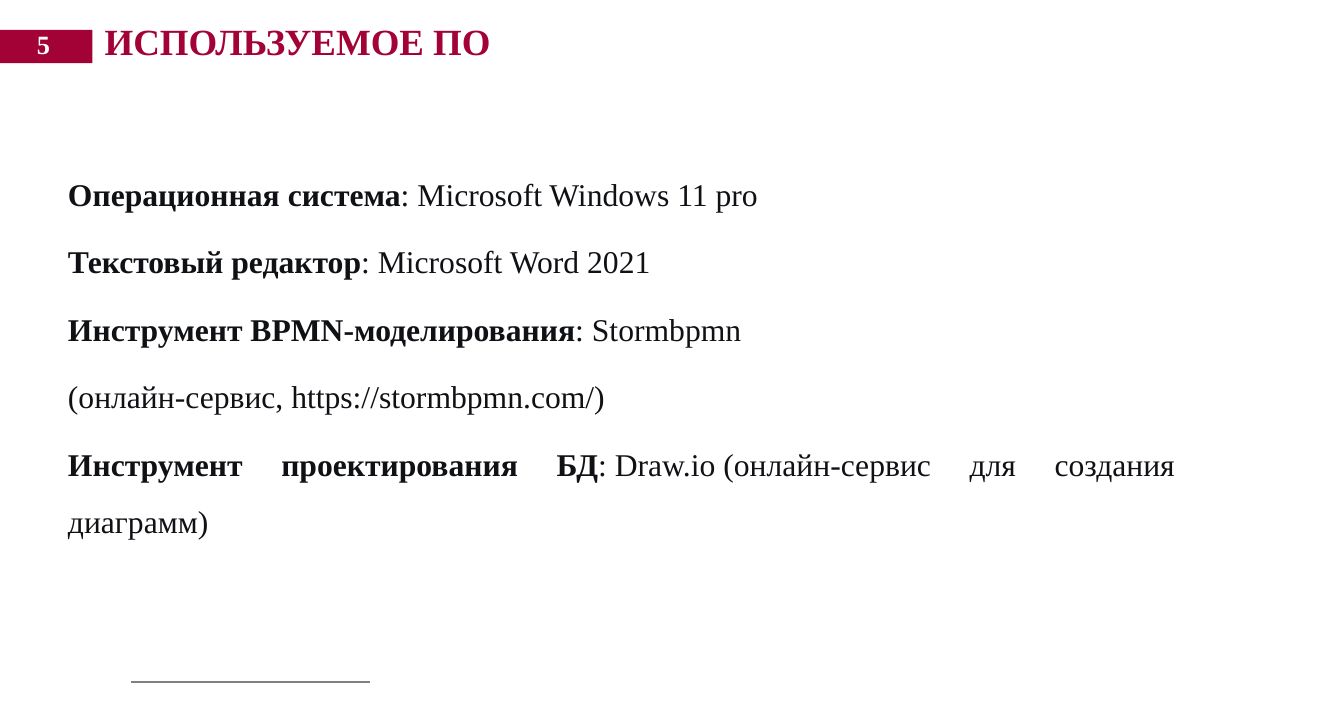
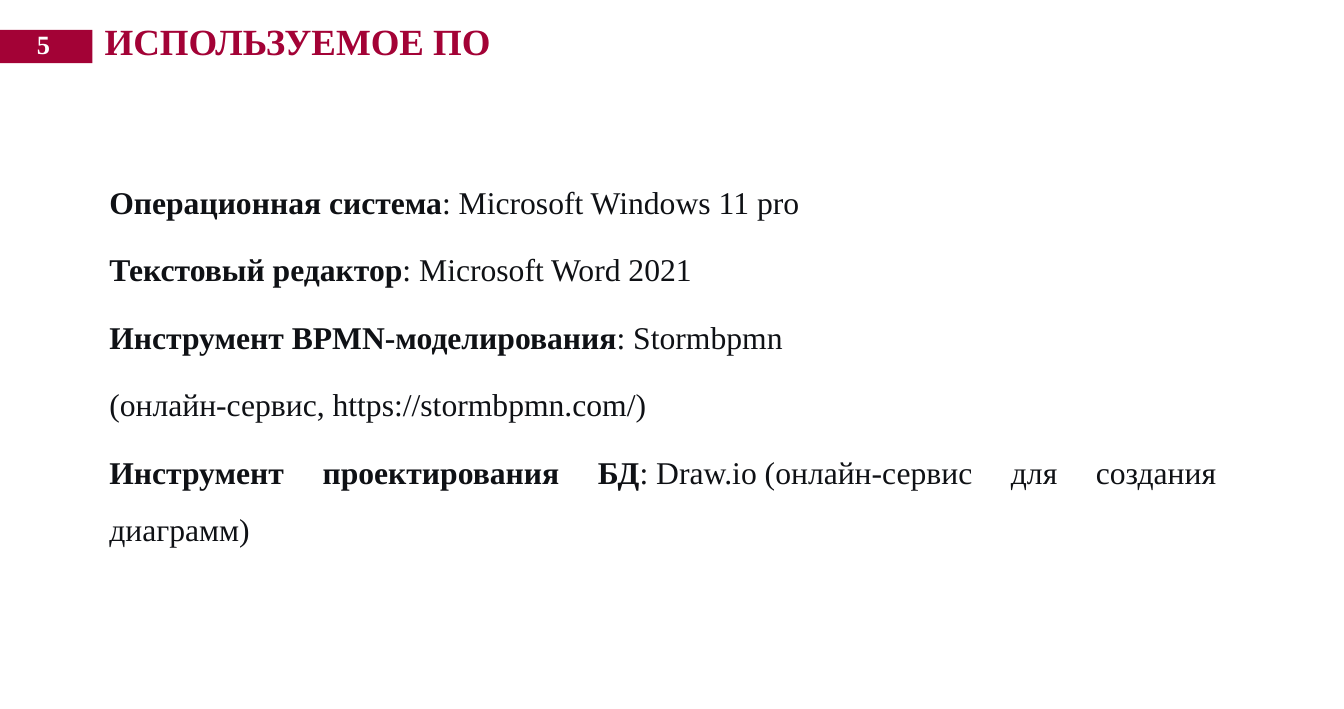
Before and after one commit to xramokkk/lab-2, a slide deck: slide 5 of лаб 2.pptx. Drawn at 1344x709 pixels with LibreOffice and Linux fonts; fonts in the diff are those of the drawing; background and template pictures are left out. Boxes give left, top, right and bottom in pixels: in the first picture for what was removed or moved away, otherwise in the second. Text is boxed around its words. In the diff, an @@ line names an element or a change of style, - is before the commit and + after.

```diff
--- a/лаб 2.pptx
+++ b/лаб 2.pptx
@@ text "Операционная система: Microsoft Windows 11 ...": place and size @@
-text "Операционная система: Microsoft Windows 11 ..." at [68, 183, 1175, 482]
+text "Операционная система: Microsoft Windows 11 ..." at [109, 191, 1216, 490]
@@ rectangle added at [109, 665, 394, 694], fill #FFFFFF @@
@@ line removed from (131, 682) to (370, 682) @@
```
Also in this commit, not shown: 33 other slides changed.
